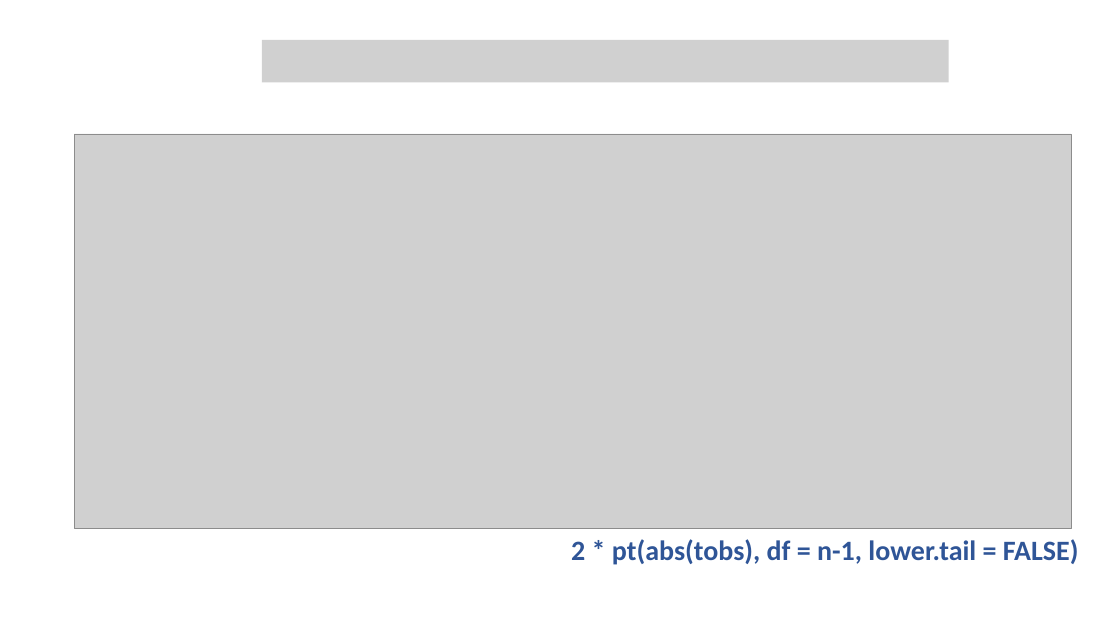
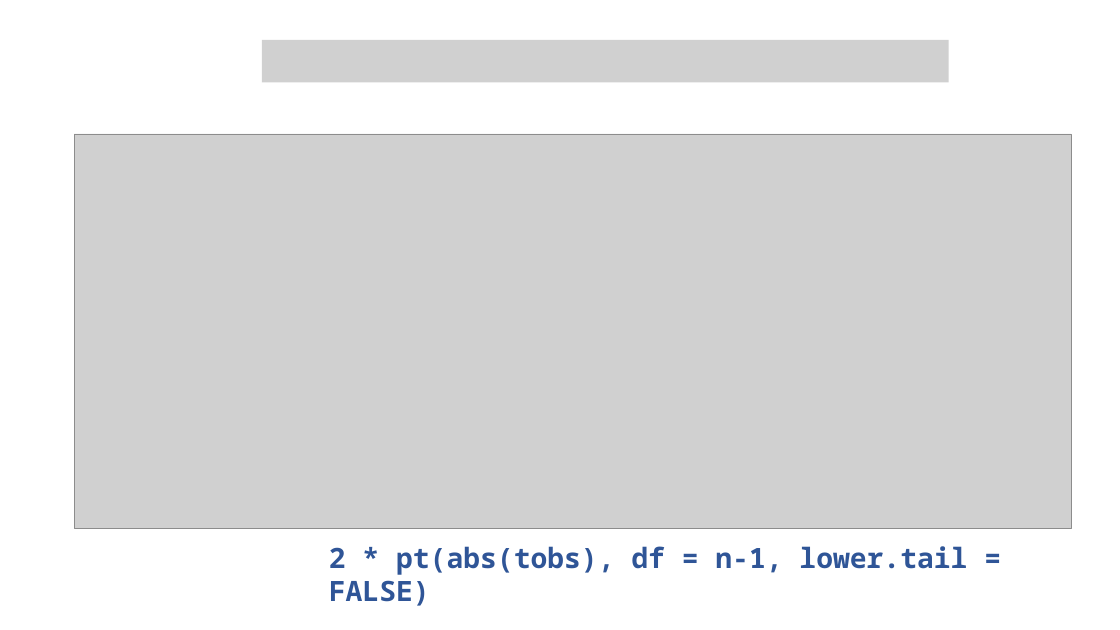
Before and after one commit to uoepsy/dapr1, a slide deck: slide 5 of dapr1_lectures/dapr1_2_03_ht_critvalues/pvalue-computation.pptx. Drawn at 1120x630 pixels with LibreOffice and Linux fonts; fonts in the diff are those of the drawing; grey boxes stand for pictures. Boxes give left, top, right and bottom in pixels: in the first picture for what was removed or moved away, otherwise in the second. Text is boxed around its words. In the diff, an @@ line names an element or a change of style, - is before the commit and + after.

```diff
--- a/dapr1_lectures/dapr1_2_03_ht_critvalues/pvalue-computation.pptx
+++ b/dapr1_lectures/dapr1_2_03_ht_critvalues/pvalue-computation.pptx
@@ text "2 * pt(abs(tobs), df = ...": place and size @@
-text "2 * pt(abs(tobs), df = ..." at [571, 539, 1079, 565]
+text "2 * pt(abs(tobs), df = ..." at [329, 546, 967, 575]
@@ text "2 * pt(abs(tobs), df = ..." at [329, 546, 967, 575]: font Calibri to Noto Sans Mono @@
```
Also in this commit, not shown: 6 other slides changed, 12 other files.
